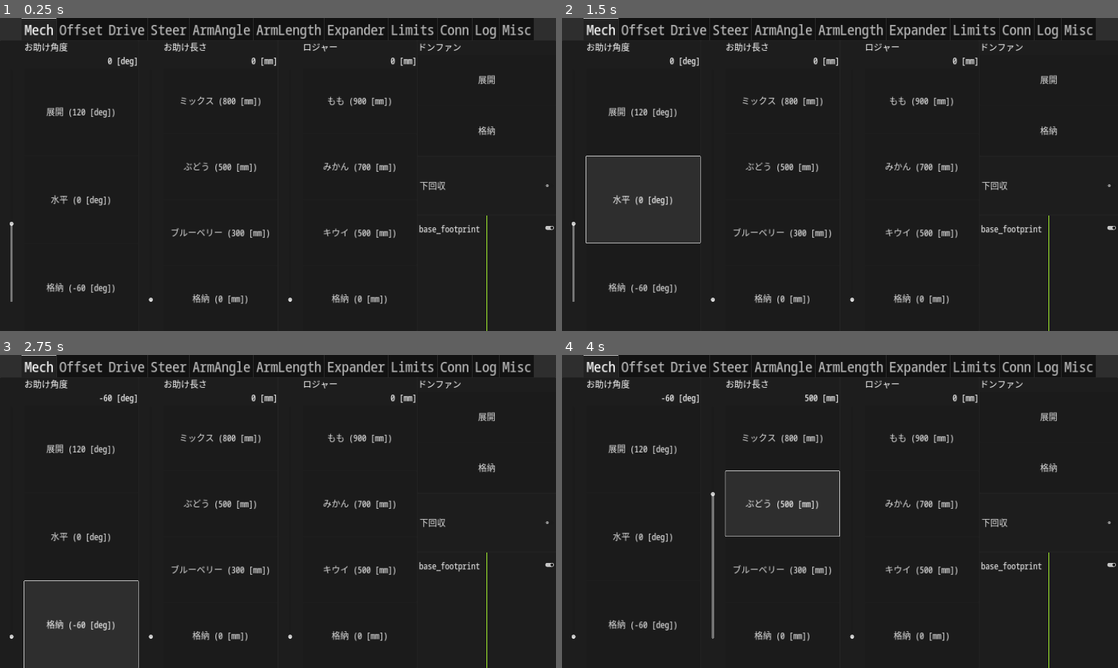
Above: before the commit, frames 1-4 (two rows, left to right).
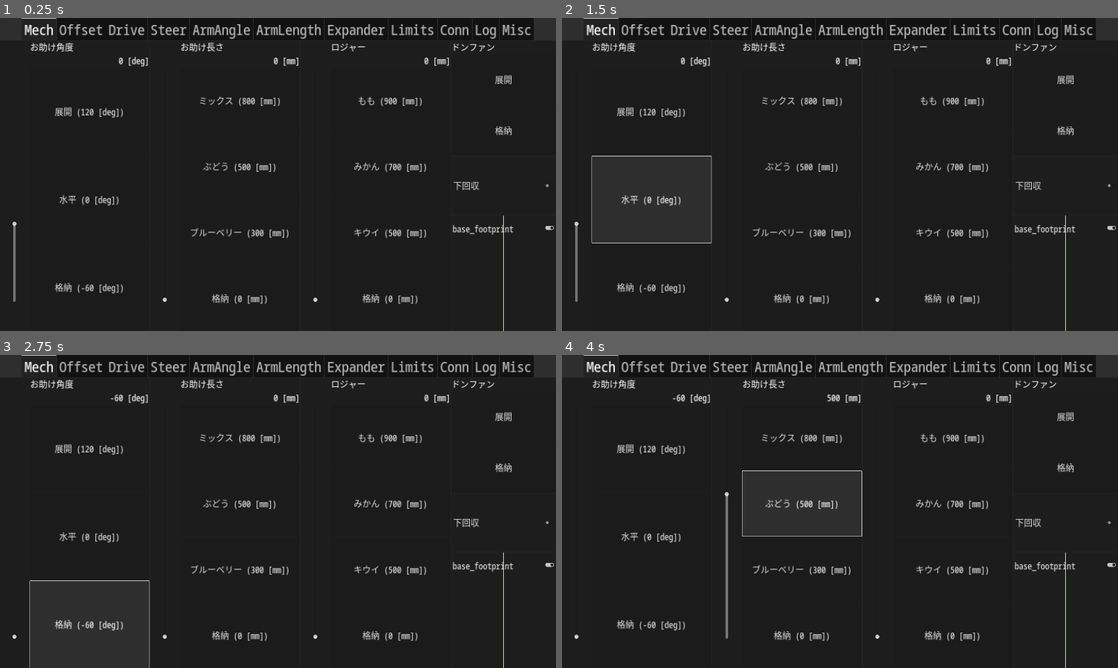
Above: after the commit, the same moments.

Repository: omuct-robotclub/nhk2023-team-a-controller
Game: Godot game, scene res://controls/controller.tscn
Same seed, same stepped clock (60 frames per second), same inputs: the game is played once before the commit and once after it.
Inputs:
- Up to frame 1 (0.25 s): no input
- Up to frame 2 (1.5 s): click "展開 (120 [deg])" at 0.5 s; click "水平 (0 [deg])" at 1.25 s
- Up to frame 3 (2.75 s): click "格納 (-60 [deg])" at 2 s
- Up to frame 4 (4 s): click "ミックス (800 [mm])" at 2.75 s; click "ぶどう (500 [mm])" at 3.5 s

The runs differ from the first frame. In frame 1, 4.6% of the frame differs, in the area x 1-93%, y 7-100%; in frame 2, 4.7%; in frame 3, 4.5%; in frame 4, 5.0%.

Commit message:
tweak layout

Diff:
--- a/controls/controller.tscn
+++ b/controls/controller.tscn
@@ -125,6 +125,7 @@
 [node name="VBoxContainer" type="VBoxContainer" parent="MarginContainer/MainController/TabContainer/Mech"]
 layout_mode = 2
 size_flags_horizontal = 3
+size_flags_stretch_ratio = 0.7
 
 [node name="DonfanController" type="Panel" parent="MarginContainer/MainController/TabContainer/Mech/VBoxContainer"]
 layout_mode = 2
--- a/controls/slider_with_preset_buttons.tscn
+++ b/controls/slider_with_preset_buttons.tscn
@@ -17,7 +17,7 @@
 
 [node name="Slider" type="VSlider" parent="MarginContainer"]
 unique_name_in_owner = true
-custom_minimum_size = Vector2(80, 1.45519e-11)
+custom_minimum_size = Vector2(100, 1.45519e-11)
 layout_mode = 2
 size_flags_horizontal = 4
 max_value = 500.0
